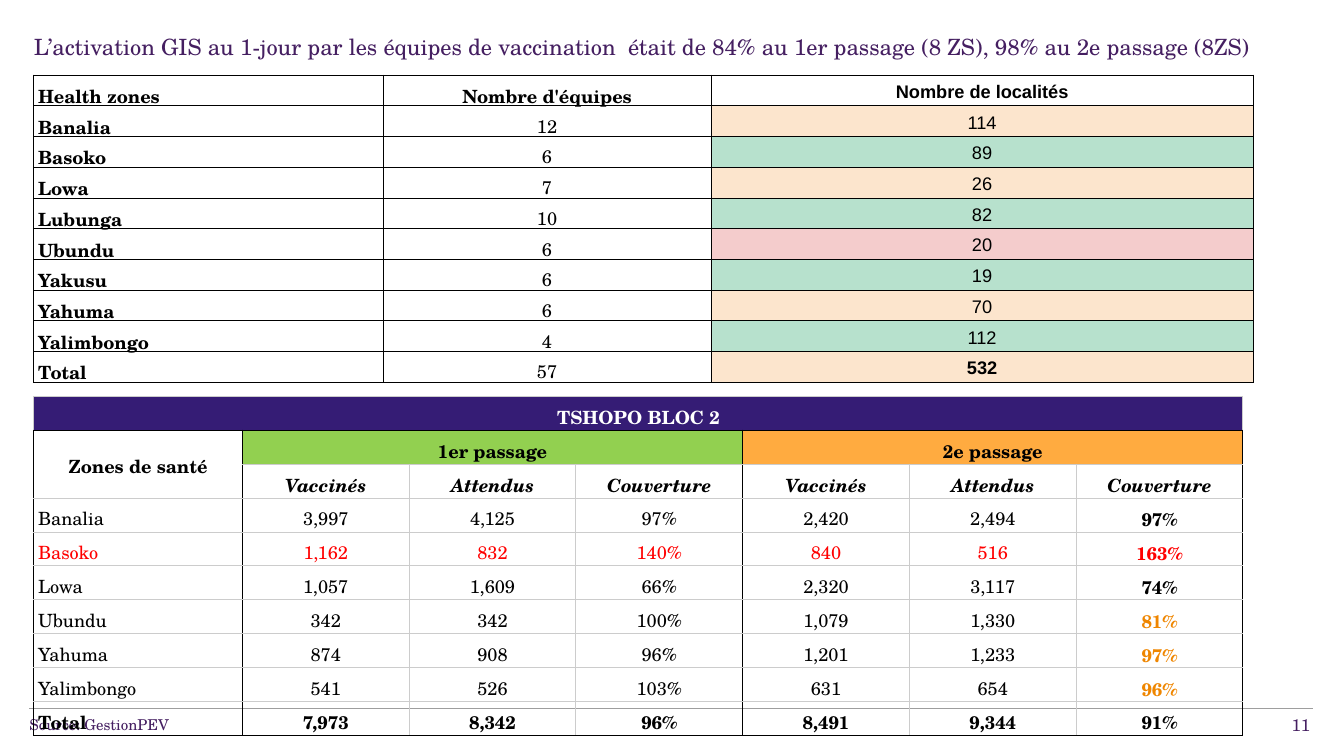
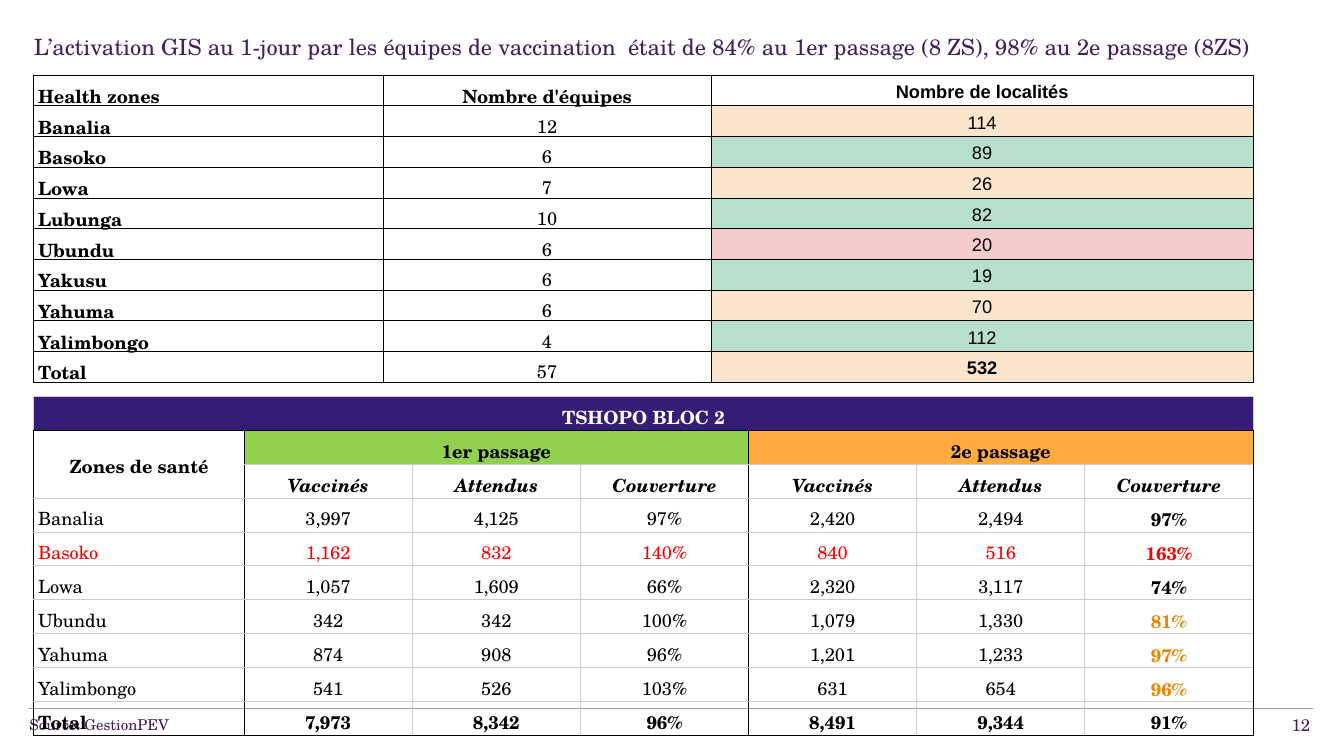
Before and after one commit to WHO-IST-CA/revue_annuelle, a slide deck: slide 12 of docs/epi/presentations/j2/MCP_Provinces_TSHOPO_revue annuelle 2025 ok_PEV_VF. 11 12 2025.pptx (slide 11 before the commit). Drawn at 1344x756 pixels with LibreOffice and Linux fonts; fonts in the diff are those of the drawing. Boxes give left, top, right and bottom in pixels: in the first picture for what was removed or moved away, otherwise in the second. Text is boxed around its words. In the diff, an @@ line names an element or a change of style, - is before the commit and + after.

```diff
--- a/docs/epi/presentations/j2/MCP_Provinces_TSHOPO_revue annuelle 2025 ok_PEV_VF. 11 12 2025.pptx
+++ b/docs/epi/presentations/j2/MCP_Provinces_TSHOPO_revue annuelle 2025 ok_PEV_VF. 11 12 2025.pptx
@@ table: place and size @@
-table at <box>34,396,1241,740</box>
+table at <box>34,396,1255,740</box>
@@ page number at <box>1292,719,1311,731</box>: text changed @@
-11
+12
```
Also in this commit, not shown: 7 other slides changed, 1 slide added, 49 other files.
